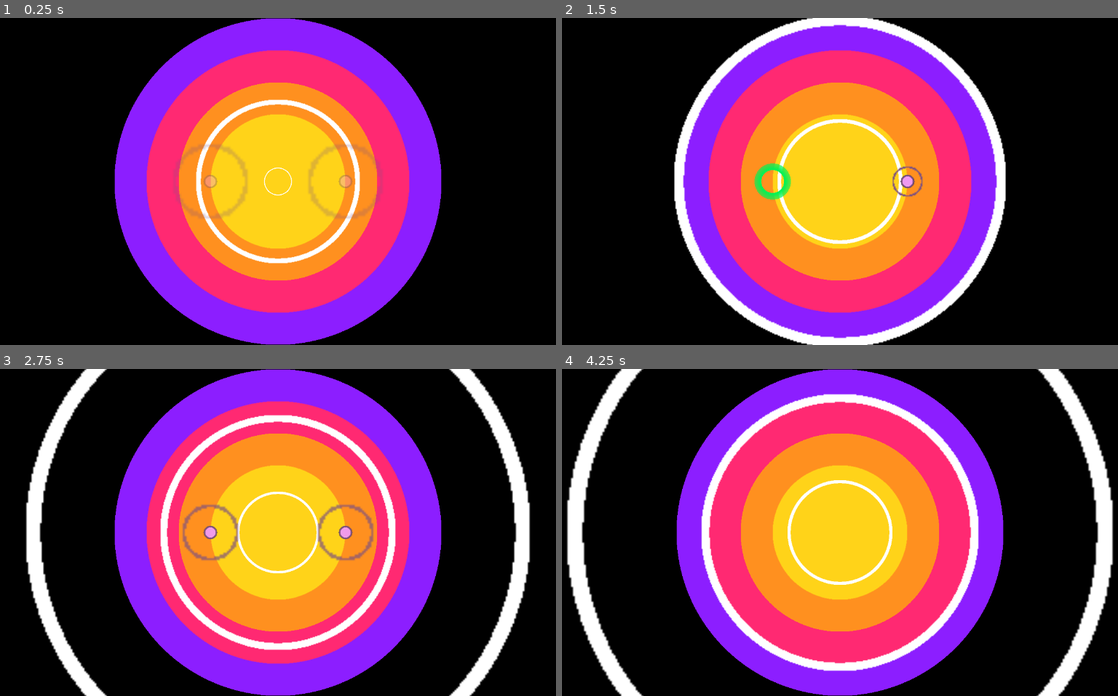
Above: before the commit, frames 1-4 (two rows, left to right).
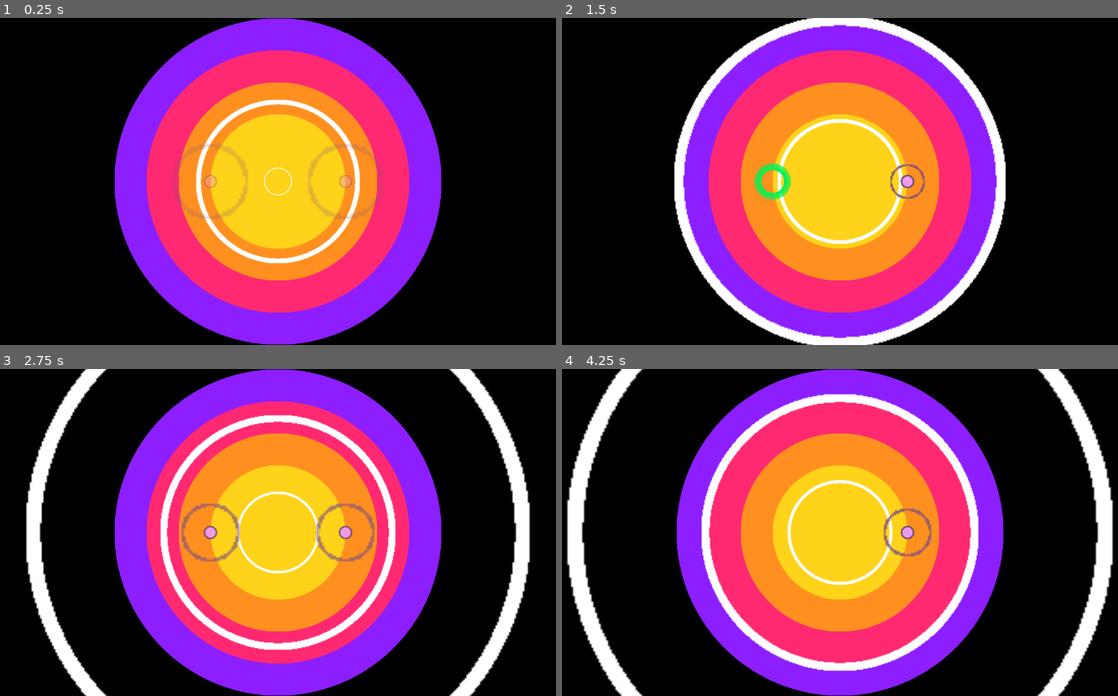
Above: after the commit, the same moments.

Repository: wispykey/epicenter
Game: Godot game, scene res://Main.tscn
Same seed, same stepped clock (60 frames per second), same inputs: the game is played once before the commit and once after it. Sound files missing from this copy of the repository are replaced by a short silence.
Inputs:
- Up to frame 1 (0.25 s): no input
- Up to frame 2 (1.5 s): hold J (hit_ring1_right) 0.53-1.28 s; hold F (hit_ring1_left) from 1.28 s (still down)
- Up to frame 3 (2.75 s): release F (hit_ring1_left) at 2.03 s; hold J (hit_ring1_right) from 2.03 s (still down)
- Up to frame 4 (4.25 s): tap Enter at 3.5 s; release J (hit_ring1_right) at 3.53 s; hold F (hit_ring1_left) from 3.53 s (still down)

The runs differ from the first frame. In frame 2, 0.2% of the frame differs, in the area x 59-66%, y 44-56%; in frame 3, 0.7%, in the area x 32-68%, y 41-59%; in frame 4, 0.4%.

Commit message:
Clamp beat marker rings; calibrate timing

Diff:
--- a/Circles/beat_marker.gd
+++ b/Circles/beat_marker.gd
@@ -2,10 +2,10 @@
 
 @onready var indicator := $TimingRing
 
-var extra_duration_ratio = 1.05
+var extra_duration_ratio = 1.5
 var measure_time_elapsed = 0.0
 var start_scale = Vector2(6.0, 6.0)
-var end_scale = Vector2(0.8, 0.8)
+var end_scale = Vector2.ONE
 
 # Hard-coded to one measure at 120 BPM
 var base_wait_time: float = 2.0
--- a/main.gd
+++ b/main.gd
@@ -11,6 +11,10 @@
 const INNER_RING_EASE: float = 0.5
 
 const MINIMUM_LIFETIME_BEFORE_DESTRUCTIBLE: float = 1.0
+
+# Increase above 1.0 to have correct timing align with a larger indicator ring state
+# Maybe should be a constant instead of multiplier?
+const BEAT_MARKER_TIMING_CALIBRATION_MULTIPLIER: float = 1.05
 
 var measure_time_elapsed: float = 0
 
@@ -198,7 +202,8 @@
 		indicator.scale = Vector2(new_scale, new_scale)
 
 	for marker in $BeatMarkers.get_children():
-		var t = marker.measure_time_elapsed / (measure_length)
+		var t = marker.measure_time_elapsed / (measure_length * BEAT_MARKER_TIMING_CALIBRATION_MULTIPLIER)
+		t = clamp(t, 0, 1)
 		var lerp_progress = lerp(marker.start_scale.x, marker.end_scale.x, t)
 		var new_scale = lerp_progress
 		var new_opacity = ease(t, 0.4)
